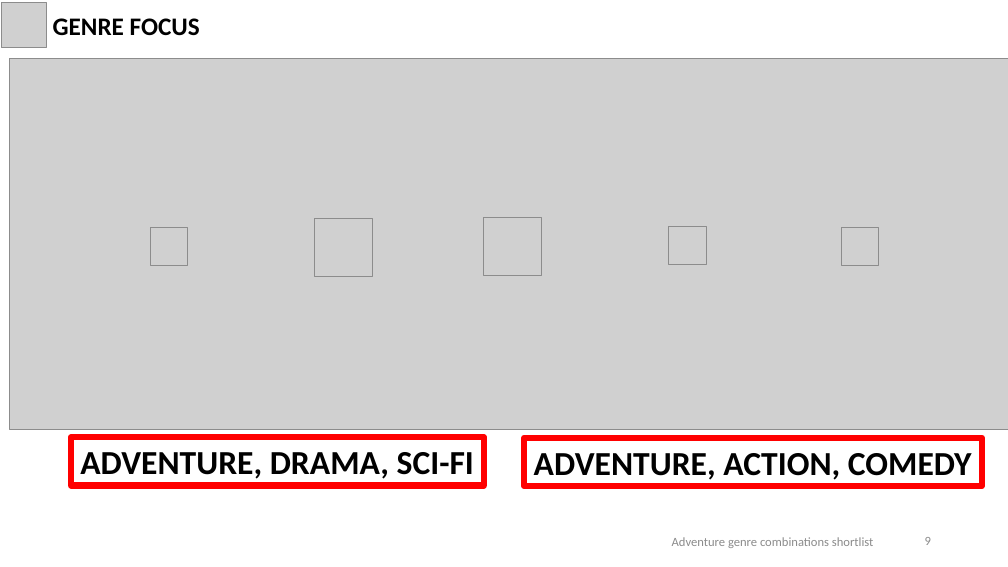
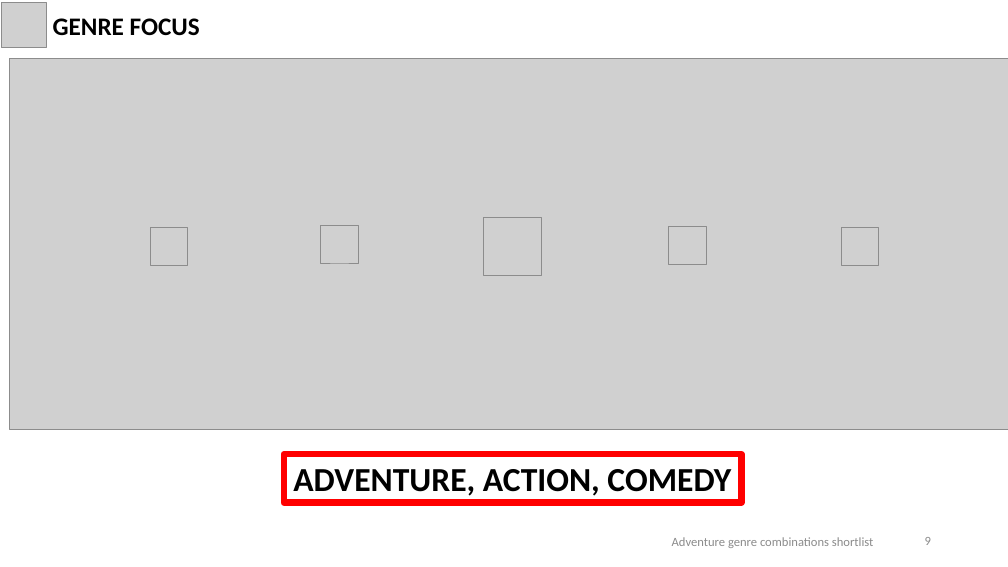
Before and after one commit to shayanabdulkarimkhan/dsc-phase-1-project-v2-4, a slide deck: slide 9 of Microsoft_Studios_Project.pptx. Drawn at 1008x567 pixels with LibreOffice and Linux fonts; fonts in the diff are those of the drawing; grey boxes stand for pictures. Boxes give left, top, right and bottom in pixels: in the first picture for what was removed or moved away, otherwise in the second. Text is boxed around its words. In the diff, an @@ line names an element or a change of style, - is before the commit and + after.

```diff
--- a/Microsoft_Studios_Project.pptx
+++ b/Microsoft_Studios_Project.pptx
@@ picture removed at box(315, 219, 373, 277) @@
@@ picture added at box(321, 225, 358, 263) @@
@@ rectangle removed at box(71, 437, 484, 485) @@
-ADVENTURE, DRAMA, SCI-FI
@@ rectangle "ADVENTURE, ACTION, COMEDY": place and size @@
-rectangle "ADVENTURE, ACTION, COMEDY" at box(524, 438, 982, 486)
+rectangle "ADVENTURE, ACTION, COMEDY" at box(284, 454, 741, 503)
```
Also in this commit, not shown: 1 other slide changed, 2 other files.
